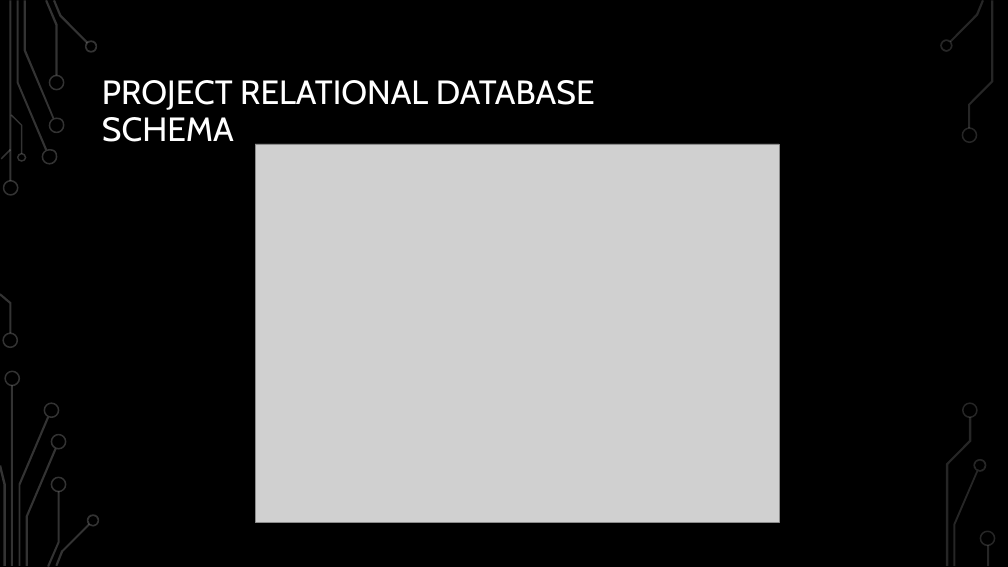
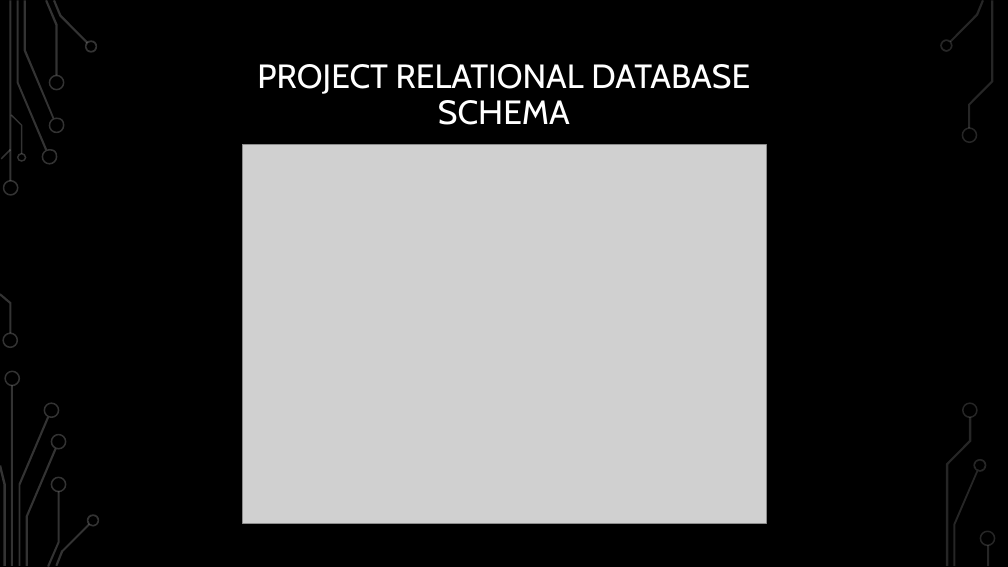
Before and after one commit to cylissama/dbms_project, a slide deck: slide 5 of DBMS_PROJECT.pptx. Drawn at 1008x567 pixels with LibreOffice and Linux fonts; fonts in the diff are those of the drawing; grey boxes stand for pictures; background and template pictures are left out. Boxes give left, top, right and bottom in pixels: in the first picture for what was removed or moved away, otherwise in the second. Text is boxed around its words. In the diff, an @@ line names an element or a change of style, - is before the commit and + after.

```diff
--- a/DBMS_PROJECT.pptx
+++ b/DBMS_PROJECT.pptx
@@ title "PROJECT RELATIONAL DATABASE SCHEMA": place and size @@
-title "PROJECT RELATIONAL DATABASE SCHEMA" at box(102, 80, 595, 142)
+title "PROJECT RELATIONAL DATABASE SCHEMA" at box(257, 64, 750, 125)
@@ title "PROJECT RELATIONAL DATABASE SCHEMA" at box(257, 64, 750, 125): alignment left to centre @@
@@ picture: place and size @@
-picture at box(256, 144, 780, 523)
+picture at box(243, 145, 767, 524)
```
Also in this commit, not shown: 2 other slides changed, 2 slides added, 5 other files.
